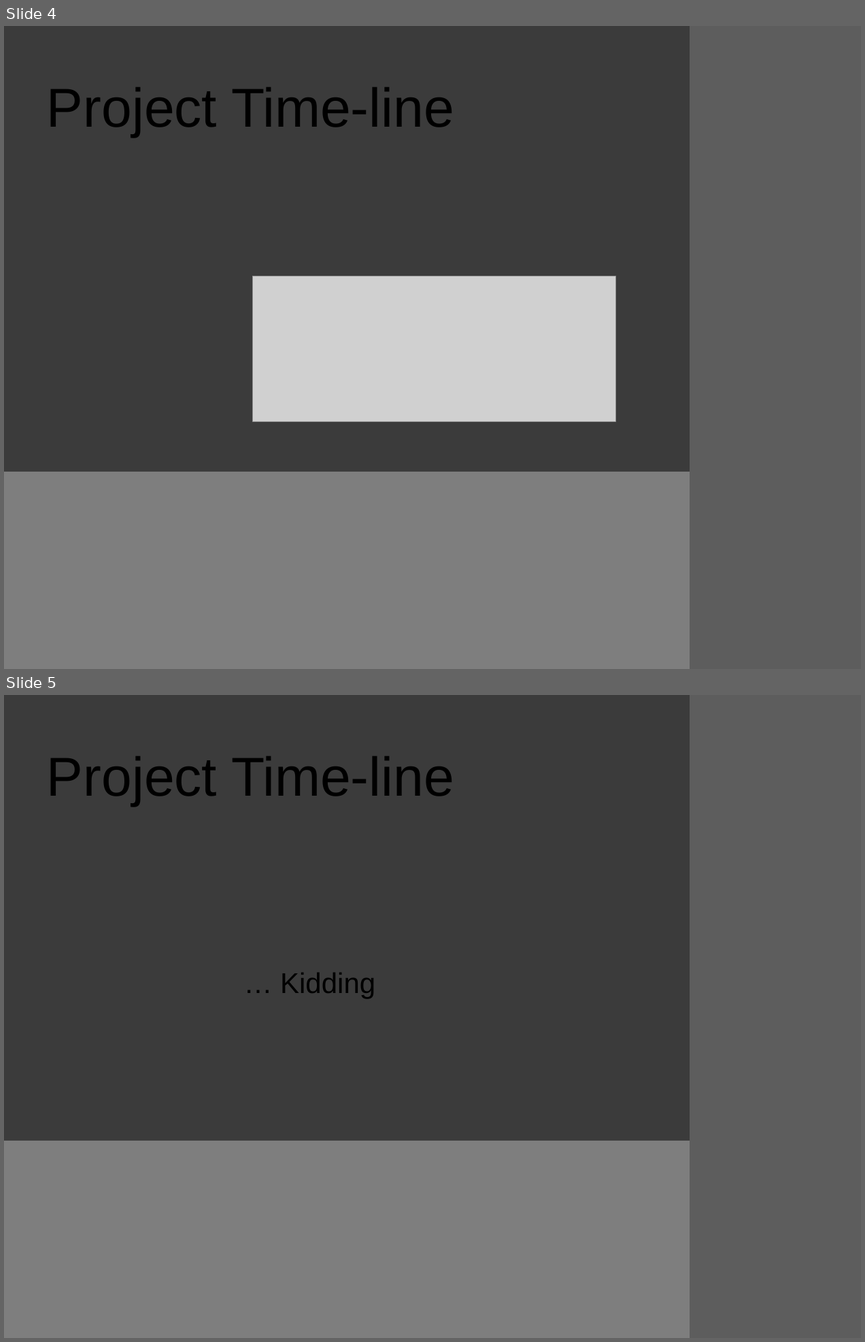
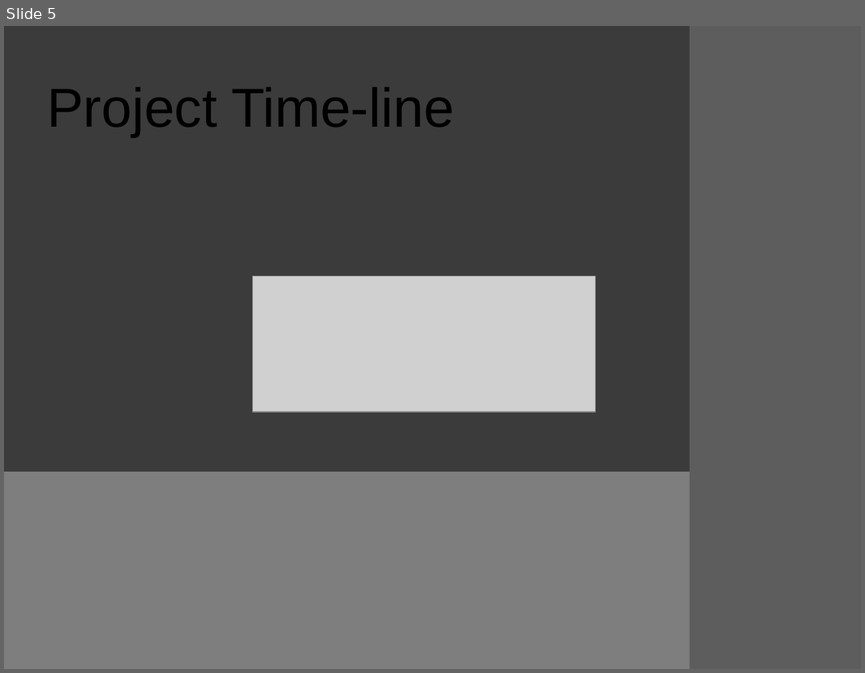
Before and after one commit to bkzshabbaz/EADAS, a slide deck: EADAS.pptx. Shown one above the other, each under a label of ours: slides 4 and 5 before the commit, slide 5 after it. The pictures are 865x1342 and 865x673 pixels, drawn with LibreOffice and Linux fonts; fonts in the diff are those of the drawing; grey boxes stand for pictures. Boxes give left, top, right and bottom in pixels: in the first picture for what was removed or moved away, otherwise in the second. Text is boxed around its words. In the diff, an @@ line names an element or a change of style, - is before the commit and + after.

```diff
--- a/EADAS.pptx
+++ b/EADAS.pptx
@@ slide 5 removed at [4, 695, 861, 1338], background #3B3B3B; not listed: 2 template elements that a slide beside it also shows @@
@@ text removed at [47, 756, 454, 806] @@
-Project Time-line
@@ text removed at [280, 972, 375, 999] @@
-… Kidding
@@ what was slide 4 is now slide 5 @@
@@ slide 5 changed as well @@
@@ picture: place and size @@
-picture at [252, 276, 616, 422]
+picture at [252, 276, 595, 412]
```
Also in this commit, not shown: 9 other slides changed, 2 slides added, 1 other file.
